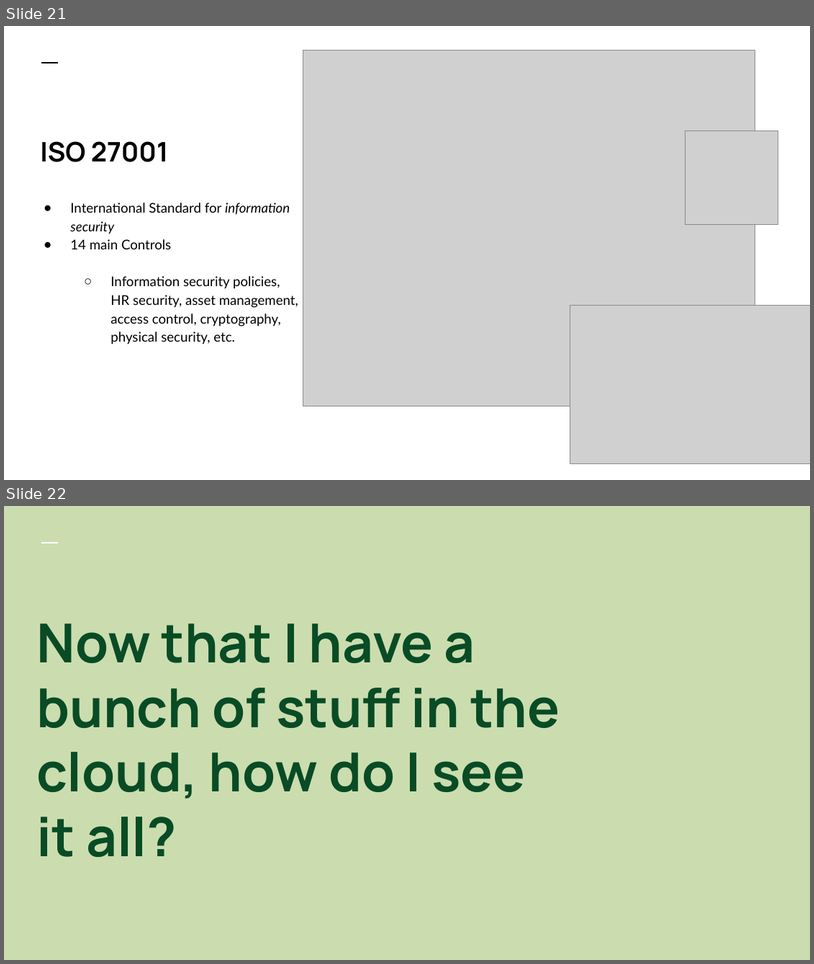
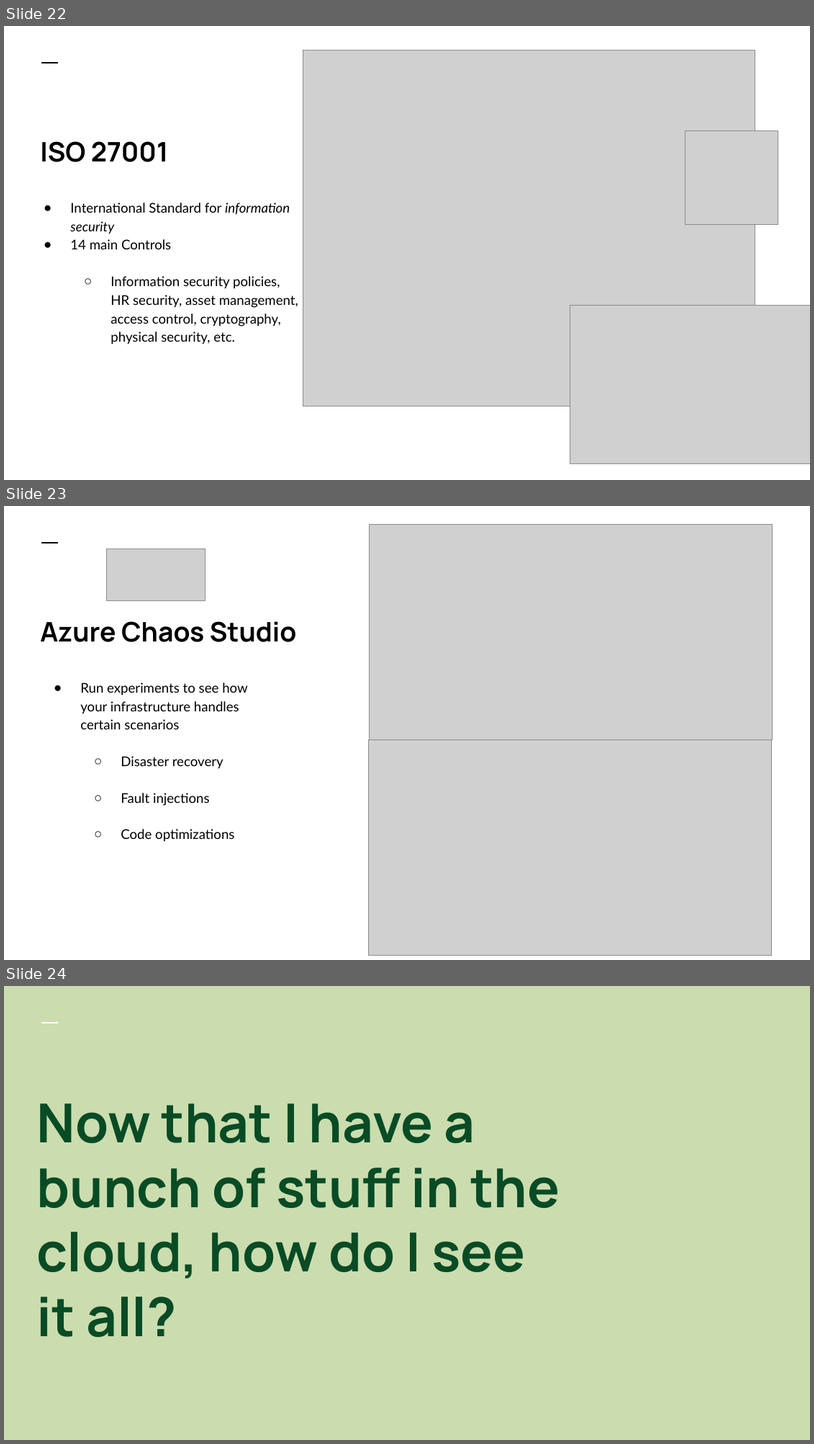
Before and after one commit to colbyford/DSBA6190-CloudComputing, a slide deck: 6 - Deployment and Security/Deployment.pptx. Shown one above the other, each under a label of ours: slides 21 and 22 before the commit, slides 22, 23 and 24 after it. The pictures are 814x964 and 814x1444 pixels, drawn with LibreOffice and Linux fonts; fonts in the diff are those of the drawing; grey boxes stand for pictures. Boxes give left, top, right and bottom in pixels: in the first picture for what was removed or moved away, otherwise in the second. Text is boxed around its words. In the diff, an @@ line names an element or a change of style, - is before the commit and + after.

```diff
--- a/6 - Deployment and Security/Deployment.pptx
+++ b/6 - Deployment and Security/Deployment.pptx
@@ slide 23 added at (4, 506, 810, 960), background #FFFFFF; not listed: 1 template element that a slide beside it also shows @@
@@ picture added at (369, 525, 772, 740) @@
@@ picture added at (106, 548, 206, 600) @@
@@ title added at (40, 621, 297, 642), 24 pt, text #000000, bold @@
+Azure Chaos Studio
@@ text added at (80, 682, 247, 842), 12 pt, text #000000 @@
+● Run experiments to see how your infrastructure handles certain scenarios
+  ○ Disaster recovery
+  ○ Fault injections
+  ○ Code optimizations
@@ picture added at (368, 740, 772, 955) @@
@@ what was slide 21 is now slide 22 @@
@@ what was slide 22 is now slide 24 @@
```
Also in this commit, not shown: 1 slide changed, 2 other slides added.
